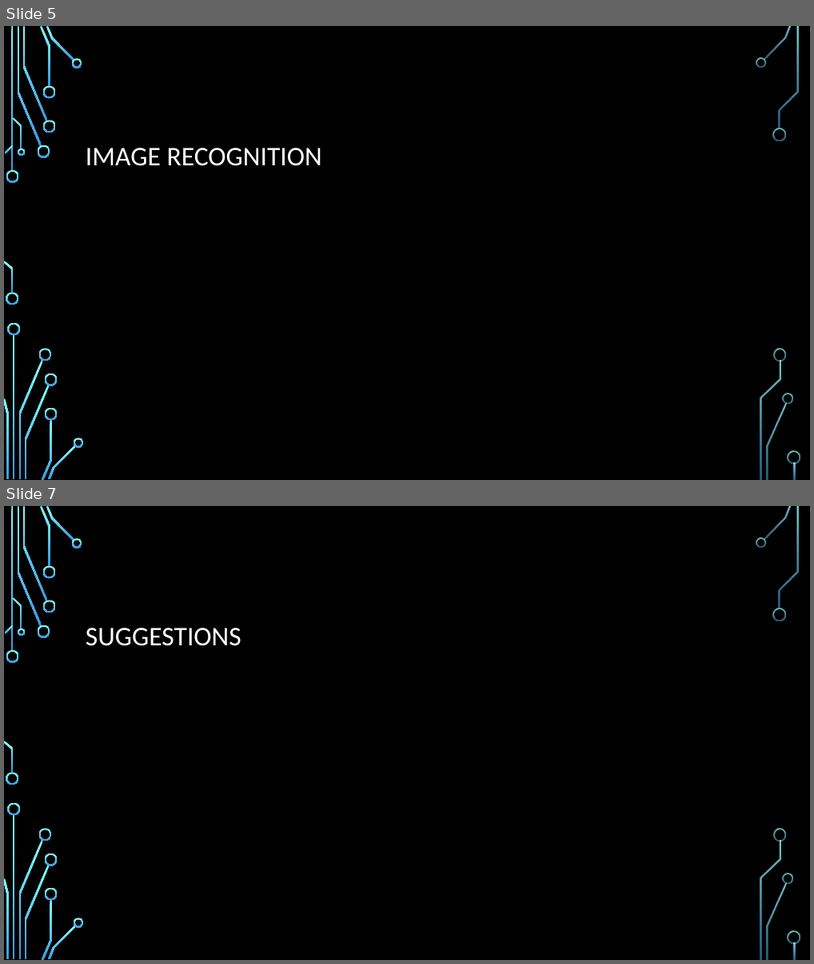
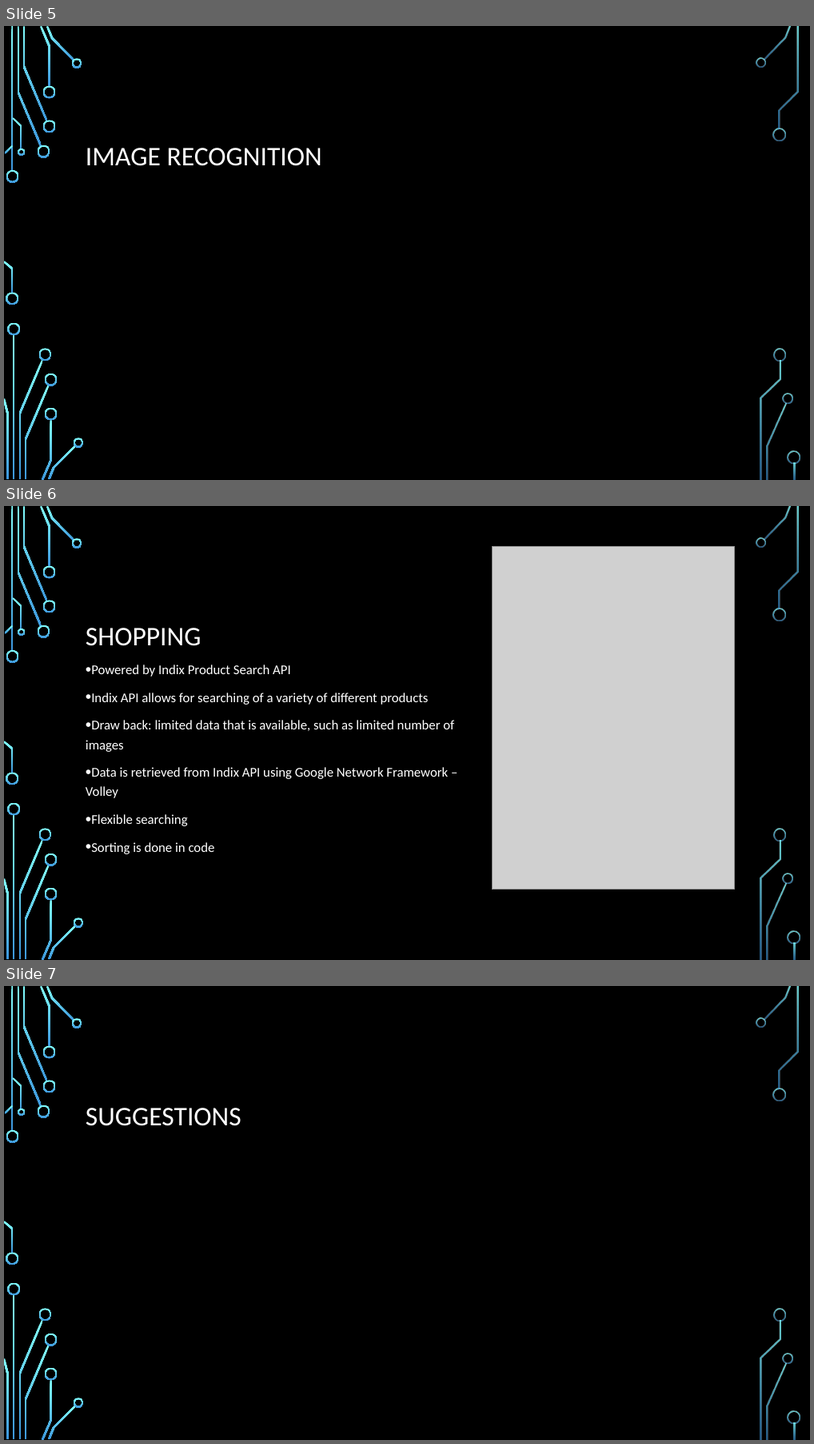
Before and after one commit to Ruthvicp/CS5551_Team_11_Project, a slide deck: Documentation/Smart Shopping Final PPT.pptx. Shown one above the other, each under a label of ours: slides 5 and 7 before the commit, slides 5, 6 and 7 after it; the slides between them are not shown. The pictures are 814x964 and 814x1444 pixels, drawn with LibreOffice and Linux fonts; fonts in the diff are those of the drawing; grey boxes stand for pictures; background and template pictures are left out. Boxes give left, top, right and bottom in pixels: in the first picture for what was removed or moved away, otherwise in the second. Text is boxed around its words. In the diff, an @@ line names an element or a change of style, - is before the commit and + after.

```diff
--- a/Documentation/Smart Shopping Final PPT.pptx
+++ b/Documentation/Smart Shopping Final PPT.pptx
@@ slide 6 added at [4, 506, 810, 960], background picture (left out); not listed: 36 template elements that a slide beside it also shows @@
@@ picture added at [492, 547, 734, 889] @@
@@ title added at [86, 628, 202, 646], 32 pt, text #FFFFFF @@
+SHOPPING
@@ text added at [86, 664, 454, 854], 16 pt, text #FFFFFF @@
+• Powered by Indix Product Search API
+• Indix API allows for searching of a variety of different products
+• Draw back: limited data that is available, such as limited number of images
+• Data is retrieved from Indix API using Google Network Framework – Volley
+• Flexible searching
+• Sorting is done in code
```
Also in this commit, not shown: 2 slides changed, 1 slide removed.
